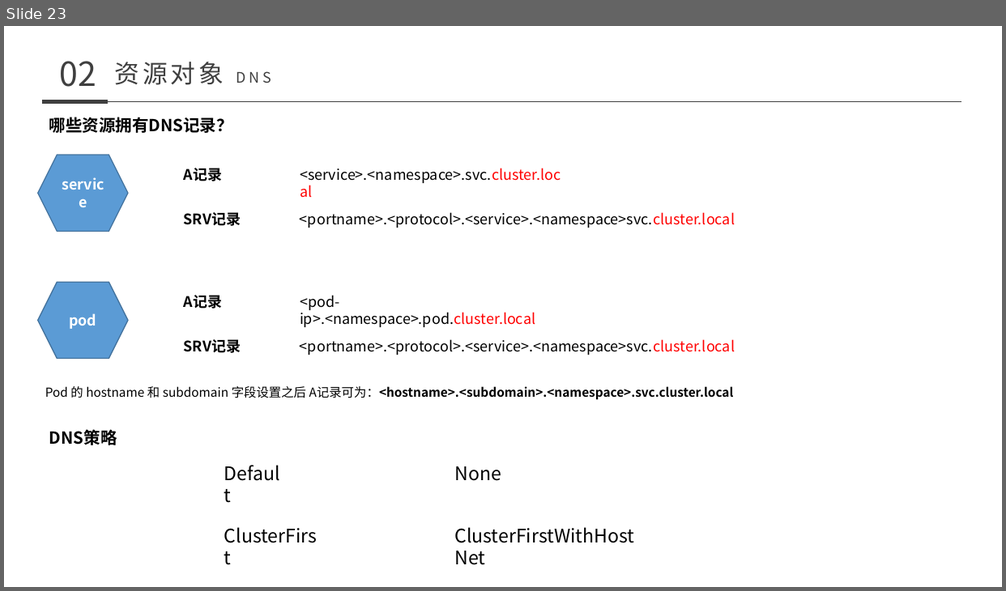
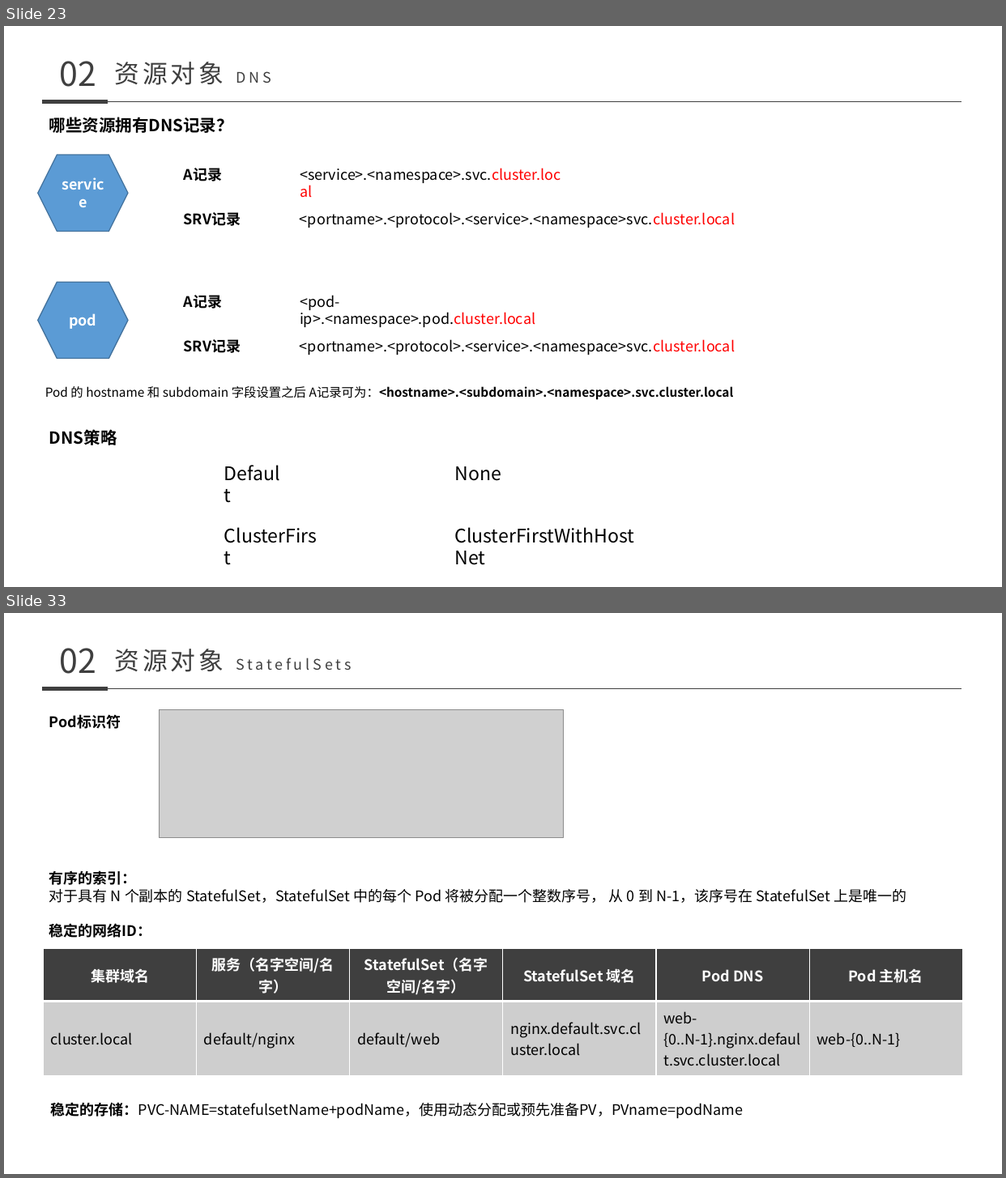
Before and after one commit to nutionMedivn/Kubernetes-training-camp, a slide deck: 基础/008-011 kubernetes.pptx. Shown one above the other, each under a label of ours: slide 23 before the commit, slides 23 and 33 after it; the slides between them are not shown. The pictures are 1006x591 and 1006x1178 pixels, drawn with LibreOffice and Linux fonts; fonts in the diff are those of the drawing; grey boxes stand for pictures. Boxes give left, top, right and bottom in pixels: in the first picture for what was removed or moved away, otherwise in the second. Text is boxed around its words. In the diff, an @@ line names an element or a change of style, - is before the commit and + after.

```diff
--- a/基础/008-011 kubernetes.pptx
+++ b/基础/008-011 kubernetes.pptx
@@ slide 33 added at bbox=[4, 613, 1002, 1174], background #FFFFFF @@
@@ text added at bbox=[60, 648, 97, 674], 32 pt, text #3F3F3F @@
+02
@@ text added at bbox=[115, 649, 224, 672], 14 pt, text #3F3F3F @@
+资源对象 StatefulSets
@@ line added from (42, 688) to (108, 688), #3F3F3F 4.5 pt @@
@@ line added from (108, 688) to (961, 688), #3F3F3F 0.5 pt @@
@@ picture added at bbox=[160, 709, 564, 837] @@
@@ text added at bbox=[49, 714, 121, 729], 14 pt, text #000000, bold @@
+Pod标识符
@@ text added at bbox=[49, 871, 907, 938], 14 pt, text #000000 @@
+有序的索引：
+对于具有 N 个副本的 StatefulSet，StatefulSet 中的每个 Pod 将被分配一个整数序号， 从 0 到 N-1，该序号在 StatefulSet 上是唯一的
+稳定的网络ID：
@@ table added at bbox=[44, 949, 965, 1076], 2 rows, 6 columns @@
+集群域名 | 服务（名字空间/名字） | StatefulSet（名字空间/名字） | StatefulSet 域名 | Pod DNS | Pod 主机名
+cluster.local | default/nginx | default/web | nginx.default.svc.cluster.local | web-{0..N-1}.nginx.default.svc.cluster.local | web-{0..N-1}
@@ text added at bbox=[51, 1102, 744, 1118], 14 pt, text #000000 @@
+稳定的存储：PVC-NAME=statefulsetName+podName，使用动态分配或预先准备PV，PVname=podName
```
Also in this commit, not shown: 1 slide changed, 42 other slides added, 9 other files.
